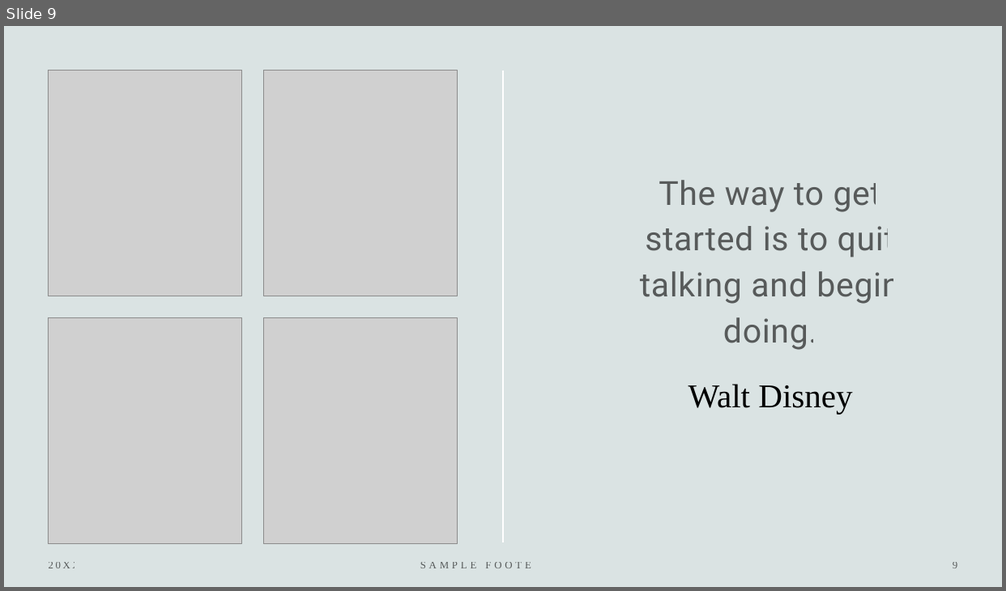
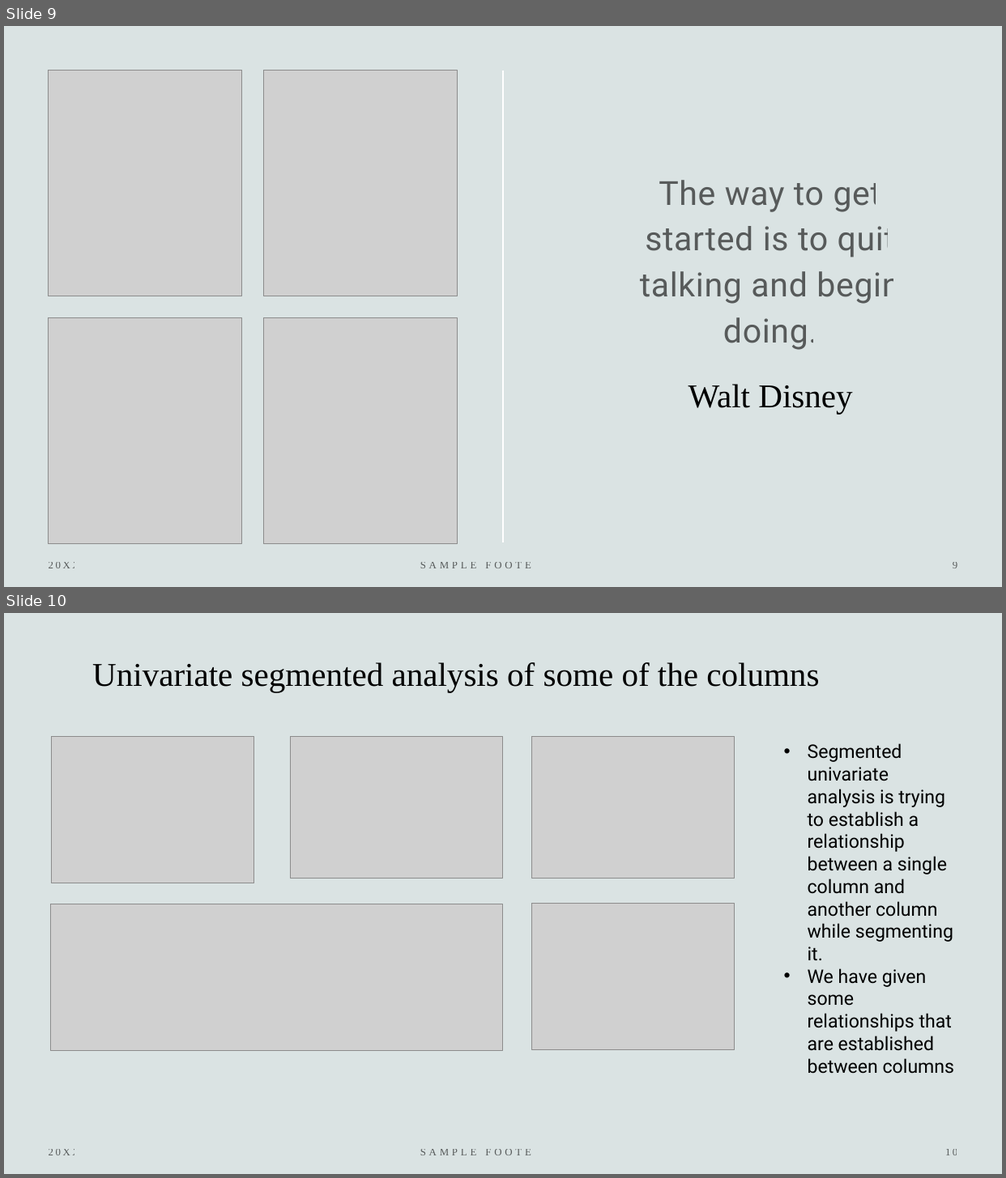
Before and after one commit to nikhil-mothkuri/Lending_Case_Study_Upgrad, a slide deck: Lending Case Study.pptx. Shown one above the other, each under a label of ours: slide 9 before the commit, slides 9 and 10 after it. The pictures are 1006x591 and 1006x1178 pixels, drawn with LibreOffice and Linux fonts; fonts in the diff are those of the drawing; grey boxes stand for pictures. Boxes give left, top, right and bottom in pixels: in the first picture for what was removed or moved away, otherwise in the second. Text is boxed around its words. In the diff, an @@ line names an element or a change of style, - is before the commit and + after.

```diff
--- a/Lending Case Study.pptx
+++ b/Lending Case Study.pptx
@@ slide 10 added at (4,613,1002,1174), background #DAE3E3 @@
@@ title added at (92,662,819,692), 32 pt, text #000000 @@
+Univariate segmented analysis of some of the columns
@@ picture added at (51,736,254,884) @@
@@ picture added at (291,736,503,879) @@
@@ picture added at (532,736,735,879) @@
@@ text added at (808,743,954,1074), 18 pt, text #000000 @@
+• Segmented univariate analysis is trying to establish a relationship between a single column and another column while segmenting it.
+• We have given some relationships that are established between columns
@@ picture added at (532,904,735,1050) @@
@@ picture added at (51,905,503,1051) @@
@@ text added at (49,1149,80,1156), 10 pt, text #000000 at 60% opacity @@
+20XX
@@ text added at (420,1149,541,1156), 10 pt, text #000000 at 60% opacity @@
+SAMPLE FOOTER TEXT
@@ page number added at (945,1149,957,1156), 10 pt, text #000000 at 60% opacity @@
+10
```
Also in this commit, not shown: 2 other slides added.
